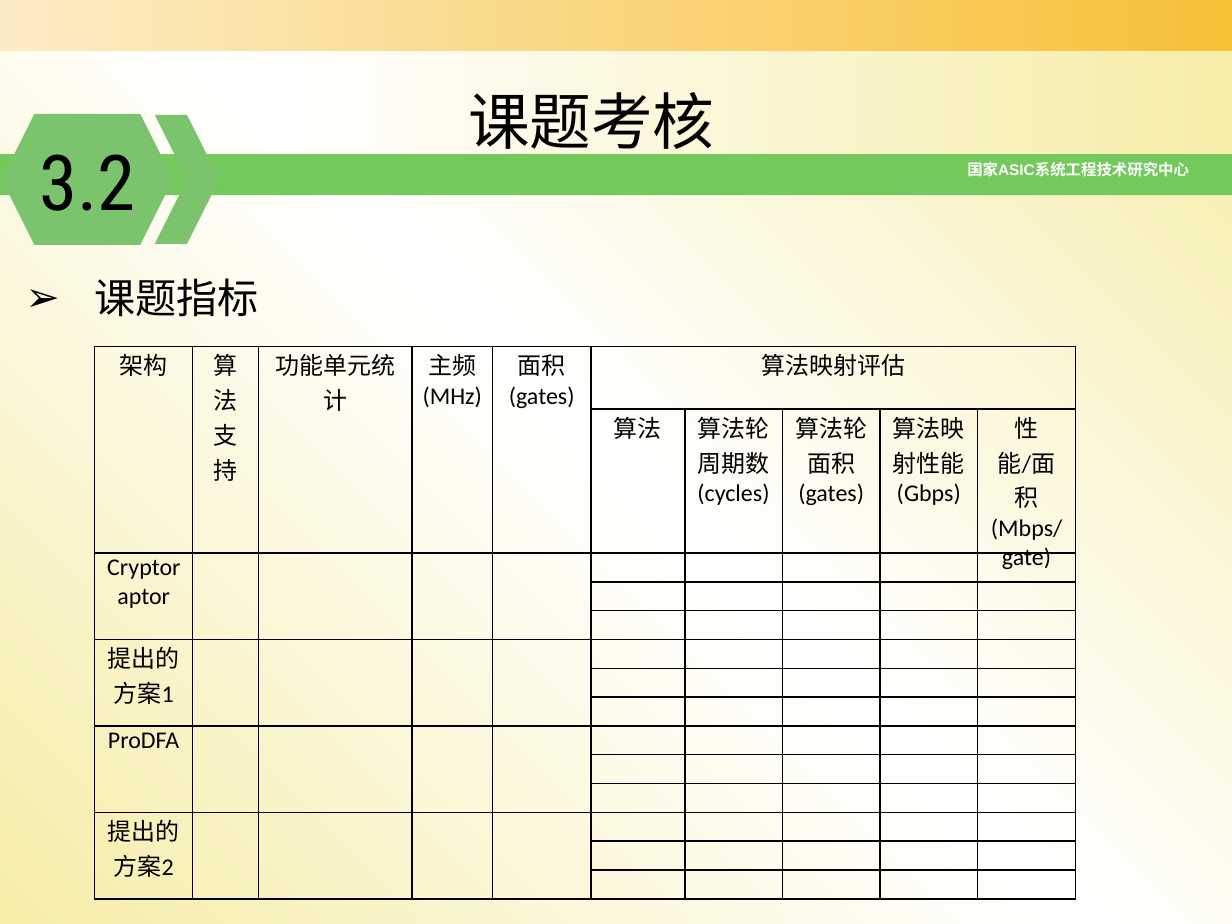
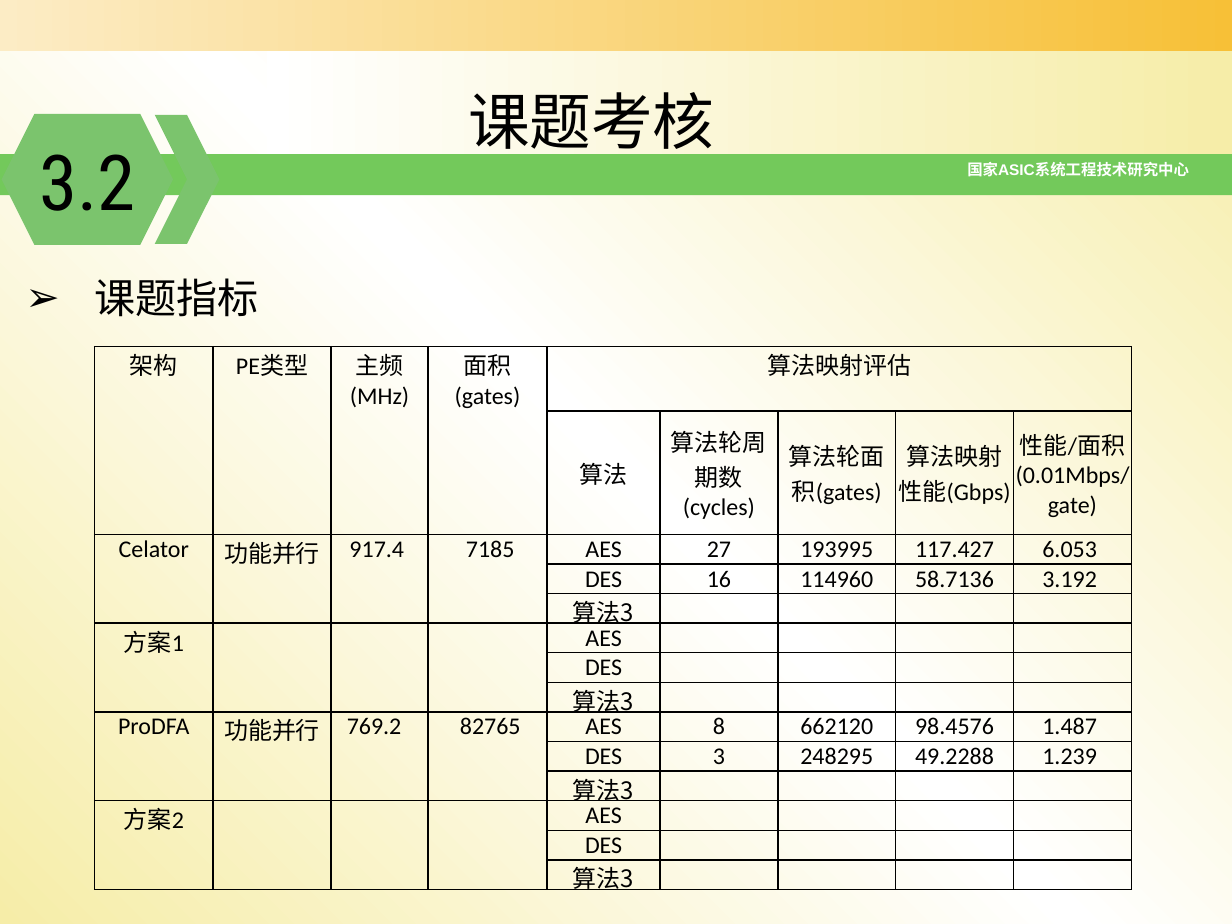
Before and after one commit to zdyzhan/bishe, a slide deck: slide 20 of 开题报告_131199李小泉10_28.pptx. Drawn at 1232x924 pixels with LibreOffice and Linux fonts; fonts in the diff are those of the drawing; background and template pictures are left out. Boxes give left, top, right and bottom in pixels: in the first picture for what was removed or moved away, otherwise in the second. Text is boxed around its words. In the diff, an @@ line names an element or a change of style, - is before the commit and + after.

Commit message:
11.15

```diff
--- a/开题报告_131199李小泉10_28.pptx
+++ b/开题报告_131199李小泉10_28.pptx
@@ table at [95, 346, 1135, 894] @@
-column 1: 架构 |  | Cryptoraptor |  |  | 提出的方案1 |  |  | ProDFA |  |  | 提出的方案2 |  | 
-column 2: 算法支持 |  |  |  |  |  |  |  |  |  |  |  |  | 
-column 3: 功能单元统计 |  |  |  |  |  |  |  |  |  |  |  |  | 
-column 4: 主频(MHz) |  |  |  |  |  |  |  |  |  |  |  |  | 
-column 5: 面积(gates) |  |  |  |  |  |  |  |  |  |  |  |  | 
-column 6: 算法映射评估 | 算法 |  |  |  |  |  |  |  |  |  |  |  | 
-column 7:  | 算法轮周期数(cycles) |  |  |  |  |  |  |  |  |  |  |  | 
-column 8:  | 算法轮面积(gates) |  |  |  |  |  |  |  |  |  |  |  | 
-column 9:  | 算法映射性能(Gbps) |  |  |  |  |  |  |  |  |  |  |  | 
-column 10:  | 性能/面积(Mbps/gate) |  |  |  |  |  |  |  |  |  |  |  | 
+column 1: 架构 |  | Celator |  |  | 方案1 |  |  | ProDFA |  |  | 方案2 |  | 
+column 2: PE类型 |  | 功能并行 |  |  |  |  |  | 功能并行 |  |  |  |  | 
+column 3: 主频(MHz) |  | 917.4 |  |  |  |  |  | 769.2 |  |  |  |  | 
+column 4: 面积(gates) |  | 7185 |  |  |  |  |  | 82765 |  |  |  |  | 
+column 5: 算法映射评估 | 算法 | AES | DES | 算法3 | AES | DES | 算法3 | AES | DES | 算法3 | AES | DES | 算法3
+column 6:  | 算法轮周期数(cycles) | 27 | 16 |  |  |  |  | 8 | 3 |  |  |  | 
+column 7:  | 算法轮面积(gates) | 193995 | 114960 |  |  |  |  | 662120 | 248295 |  |  |  | 
+column 8:  | 算法映射性能(Gbps) | 117.427 | 58.7136 |  |  |  |  | 98.4576 | 49.2288 |  |  |  | 
+column 9:  | 性能/面积(0.01Mbps/gate) | 6.053 | 3.192 |  |  |  |  | 1.487 | 1.239 |  |  |  | 
@@ table: place and size @@
-table at [95, 346, 1076, 881]
+table at [95, 346, 1135, 894]
```
Also in this commit, not shown: 2 other slides changed.
